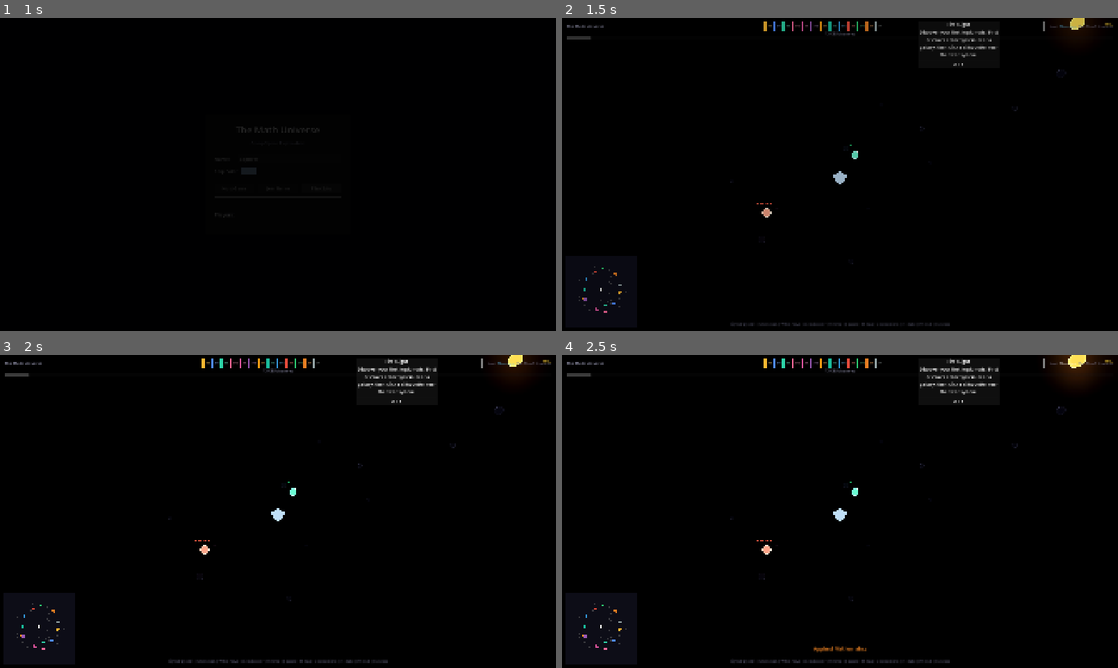
Above: before the commit, frames 1-4 (two rows, left to right).
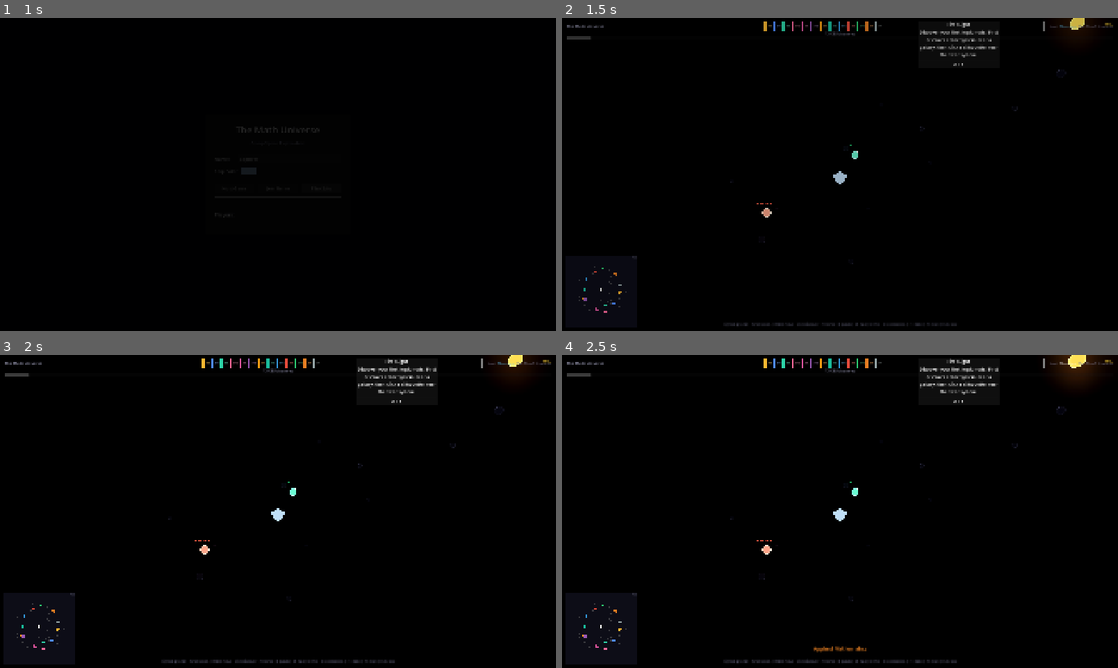
Above: after the commit, the same moments.

Repository: TimWinkler/TheMathUniverse
Game: Godot game, scene res://scenes/lobby.tscn
Same seed, same stepped clock (60 frames per second), same inputs: the game is played once before the commit and once after it.
Inputs (mouse positions are in pixels of both pictures, inside the frame that each line leads up to):
- Up to frame 1 (1 s): click "Play Solo" at 0.5 s
- Up to frame 2 (1.5 s): tap Enter (chat) at 1.25 s; drag from (600, 293) to (895, 105) at 1.27 s
- Up to frame 3 (2 s): no input
- Up to frame 4 (2.5 s): click "Elementary" at 2 s

Frame 1 is identical in both runs. In frame 2, 0.1% of the frame differs, in the area x 12-71%, y 76-99%; in frame 3, 0.2%; in frame 4, 0.2%.

Commit message:
Add minimap tree view mode and fix achievement toast layering
- Tree view (N key): drill-down grid showing domain > subdomain > topic
  hierarchy with discovery progress, click to navigate or fly to nodes
- Achievement toast moved to dedicated CanvasLayer (layer 20) to render
  above all UI elements
- Controls label updated with N key hint

Co-Authored-By: Claude Opus 4.6 <noreply@anthropic.com>

Diff:
--- a/project.godot
+++ b/project.godot
@@ -135,6 +135,11 @@
 "events": [Object(InputEventKey,"resource_local_to_scene":false,"resource_name":"","device":-1,"window_id":0,"alt_press …(195 unchanged characters)…
 ]
 }
+toggle_minimap_mode={
+"deadzone": 0.5,
+"events": [Object(InputEventKey,"resource_local_to_scene":false,"resource_name":"","device":-1,"window_id":0,"alt_pressed":false,"shift_pressed":false,"ctrl_pressed":false,"meta_pressed":false,"pressed":false,"keycode":0,"physical_keycode":78,"key_label":0,"unicode":110,"location":0,"echo":false,"script":null)
+]
+}
 
 [rendering]
 
--- a/scenes/main.tscn
+++ b/scenes/main.tscn
@@ -21,7 +21,10 @@
 
 [node name="HUD" parent="UI" instance=ExtResource("4_hud")]
 
-[node name="AchievementToast" parent="UI" instance=ExtResource("5_achievement_toast")]
+[node name="AchievementToastLayer" type="CanvasLayer" parent="UI"]
+layer = 20
+
+[node name="AchievementToast" parent="UI/AchievementToastLayer" instance=ExtResource("5_achievement_toast")]
 
 [node name="ChatPanel" parent="UI" instance=ExtResource("6_chat_panel")]
 
--- a/scripts/ui/hud.gd
+++ b/scripts/ui/hud.gd
@@ -22,7 +22,7 @@
 
 func _ready() -> void:
 	hover_label.text = ""
-	controls_label.text = "Right-drag: orbit | Scroll: zoom | WASD: move | Click: discover | H: home | J: quests | M: map | C: connections | F1: mute | F9: reset | Esc: close"
+	controls_label.text = "Right-drag: orbit | Scroll: zoom | WASD: move | Click: discover | H: home | J: quests | M: map | N: tree | C: connections | F1: mute | F9: reset | Esc: close"
 
 	await get_tree().process_frame
 	await get_tree().process_frame
--- a/scripts/ui/minimap.gd
+++ b/scripts/ui/minimap.gd
@@ -6,11 +6,13 @@
 @onready var map_canvas: MinimapCanvas = $MapCanvas
 
 var _camera_controller: CameraController
+var _player_ship: Node3D
 var _is_visible := true
 
 
 func setup(universe: UniverseManager, camera_controller: CameraController, player_ship: Node3D) -> void:
 	_camera_controller = camera_controller
+	_player_ship = player_ship
 	map_canvas.setup(universe, player_ship)
 	map_canvas.world_position_clicked.connect(_on_map_clicked)
 
@@ -20,8 +22,14 @@
 		_is_visible = not _is_visible
 		visible = _is_visible
 		get_viewport().set_input_as_handled()
+	elif event.is_action_pressed("toggle_minimap_mode") and _is_visible:
+		map_canvas.toggle_mode()
+		get_viewport().set_input_as_handled()
 
 
 func _on_map_clicked(world_pos: Vector3) -> void:
 	if _camera_controller:
+		# Move ship to clicked position so camera doesn't snap back in follow mode
+		if _player_ship:
+			_player_ship.global_position = world_pos
 		_camera_controller.fly_to(world_pos)
--- a/scripts/ui/minimap_canvas.gd
+++ b/scripts/ui/minimap_canvas.gd
@@ -4,19 +4,38 @@
 ## Custom Control that draws a 2D top-down projection of the 3D universe.
 ## Colored dots for discovered nodes, grey for adjacent, hidden nodes invisible.
 ## White diamond for the player ship. Click to fly camera to that world position.
+## Press N to toggle tree view: drill-down grid showing domain > subdomain > topic.
 
 signal world_position_clicked(world_pos: Vector3)
+
+enum MinimapMode { POSITION, TREE }
 
 var _universe: UniverseManager
 var _player_ship: Node3D
 var _world_bounds: Rect2 = Rect2(-200, -200, 400, 400)  # XZ bounds
 var _padding := 10.0
 
+# Tree view state
+var _mode: MinimapMode = MinimapMode.POSITION
+var _tree_parent_id: String = ""  # "" = root (show domains), domain_id = show subdomains, sub_id = show topics
+var _tree_node_rects: Array = []  # Array of {id: String, rect: Rect2}
+var _back_rect: Rect2 = Rect2()
+var _has_back := false
+
 
 func setup(universe: UniverseManager, player_ship: Node3D) -> void:
 	_universe = universe
 	_player_ship = player_ship
 	_compute_world_bounds()
+
+
+func toggle_mode() -> void:
+	if _mode == MinimapMode.POSITION:
+		_mode = MinimapMode.TREE
+		_tree_parent_id = ""
+	else:
+		_mode = MinimapMode.POSITION
+	queue_redraw()
 
 
 func _compute_world_bounds() -> void:
@@ -47,6 +66,20 @@
 	if _universe == null or DataLoader.graph == null:
 		return
 
+	if _mode == MinimapMode.POSITION:
+		_draw_position_map()
+	else:
+		_draw_tree_map()
+
+	# Mode indicator in top-right corner
+	var mode_text := "POS" if _mode == MinimapMode.POSITION else "TREE"
+	var font = ThemeDB.fallback_font
+	var font_size := 8
+	var text_width := font.get_string_size(mode_text, HORIZONTAL_ALIGNMENT_LEFT, -1, font_size).x
+	draw_string(font, Vector2(size.x - text_width - 4, 10), mode_text, HORIZONTAL_ALIGNMENT_LEFT, -1, font_size, Color(0.5, 0.5, 0.6, 0.7))
+
+
+func _draw_position_map() -> void:
 	# Draw connections between discovered nodes
 	for node in DataLoader.graph.nodes.values():
 		if not DiscoveryManager.is_discovered(node.id):
@@ -100,6 +133,121 @@
 		draw_colored_polygon(diamond, Color.WHITE)
 
 
+func _draw_tree_map() -> void:
+	_tree_node_rects.clear()
+	_has_back = false
+
+	var font = ThemeDB.fallback_font
+	var header_size := 10
+	var label_size := 8
+	var header_h := 20.0
+	var grid_top := header_h + 4.0
+
+	# Header: back arrow + title
+	if _tree_parent_id == "":
+		draw_string(font, Vector2(6, 14), "Domains", HORIZONTAL_ALIGNMENT_LEFT, -1, header_size, Color(0.7, 0.8, 1.0))
+	else:
+		# Draw back arrow as "< "
+		var arrow_text := "< "
+		var arrow_width := font.get_string_size(arrow_text, HORIZONTAL_ALIGNMENT_LEFT, -1, header_size).x
+		draw_string(font, Vector2(6, 14), arrow_text, HORIZONTAL_ALIGNMENT_LEFT, -1, header_size, Color(0.6, 0.7, 0.9))
+		_back_rect = Rect2(0, 0, arrow_width + 10, header_h)
+		_has_back = true
+
+		var parent_node = DataLoader.graph.get_node(_tree_parent_id)
+		if parent_node:
+			draw_string(font, Vector2(6 + arrow_width, 14), parent_node.node_name, HORIZONTAL_ALIGNMENT_LEFT, int(size.x - arrow_width - 12), header_size, parent_node.color)
+
+	# Separator line
+	draw_line(Vector2(4, header_h), Vector2(size.x - 4, header_h), Color(0.3, 0.3, 0.4, 0.5), 1.0)
+
+	# Get children to display
+	var children: Array = []
+	if _tree_parent_id == "":
+		for d in DataLoader.graph.domains:
+			children.append(d)
+	else:
+		children = DataLoader.graph.get_children(_tree_parent_id)
+
+	if children.is_empty():
+		draw_string(font, Vector2(6, grid_top + 16), "(empty)", HORIZONTAL_ALIGNMENT_LEFT, -1, label_size, Color(0.4, 0.4, 0.5))
+		return
+
+	# Sort children alphabetically
+	children.sort_custom(func(a, b): return a.node_name.naturalnocasecmp_to(b.node_name) < 0)
+
+	# Calculate grid layout
+	var count := children.size()
+	var cols := ceili(sqrt(float(count)))
+	var rows := ceili(float(count) / float(cols))
+	var usable_w := size.x - _padding * 2
+	var usable_h := size.y - grid_top - _padding
+	var cell_w := usable_w / float(cols)
+	var cell_h := usable_h / float(rows)
+	var circle_r = min(cell_w, cell_h) * 0.28
+
+	for i in range(count):
+		var node: MathTypes.MathNode = children[i]
+		var col := i % cols
+		var row := i / cols
+		var cx := _padding + col * cell_w + cell_w * 0.5
+		var cy := grid_top + row * cell_h + cell_h * 0.4
+
+		var color := node.color
+		var is_discovered := DiscoveryManager.is_discovered(node.id)
+
+		# Dim undiscovered nodes
+		if not is_discovered:
+			color = Color(0.3, 0.3, 0.35, 0.6)
+
+		# Draw filled circle
+		draw_circle(Vector2(cx, cy), circle_r, color)
+
+		# Draw ring on expandable nodes (domains/subdomains that have children)
+		var has_children := not DataLoader.graph.get_children(node.id).is_empty()
+		if has_children:
+			_draw_circle_arc(Vector2(cx, cy), circle_r + 2, Color(0.7, 0.8, 1.0, 0.5), 1.0)
+
+		# Draw label below circle
+		var label_text := _truncate_name(node.node_name, 12)
+		var tw := font.get_string_size(label_text, HORIZONTAL_ALIGNMENT_LEFT, -1, label_size).x
+		var lx := cx - tw * 0.5
+		var ly = cy + circle_r + 11
+		var label_color := color.lightened(0.3) if is_discovered else Color(0.4, 0.4, 0.5, 0.7)
+		draw_string(font, Vector2(lx, ly), label_text, HORIZONTAL_ALIGNMENT_LEFT, -1, label_size, label_color)
+
+		# Discovery progress for domains/subdomains
+		if has_children and is_discovered:
+			var child_list = DataLoader.graph.get_children(node.id)
+			var disc_count := 0
+			for c in child_list:
+				if DiscoveryManager.is_discovered(c.id):
+					disc_count += 1
+			var pct_text := "%d/%d" % [disc_count, child_list.size()]
+			var ptw := font.get_string_size(pct_text, HORIZONTAL_ALIGNMENT_LEFT, -1, 7).x
+			draw_string(font, Vector2(cx - ptw * 0.5, cy + 4), pct_text, HORIZONTAL_ALIGNMENT_LEFT, -1, 7, Color(1, 1, 1, 0.7))
+
+		# Store clickable rect
+		var rect := Rect2(cx - cell_w * 0.5, cy - cell_h * 0.4, cell_w, cell_h)
+		_tree_node_rects.append({id = node.id, rect = rect})
+
+
+func _draw_circle_arc(center: Vector2, radius: float, color: Color, width: float) -> void:
+	var segments := 24
+	var prev := center + Vector2(radius, 0)
+	for i in range(1, segments + 1):
+		var angle := float(i) / float(segments) * TAU
+		var point := center + Vector2(cos(angle), sin(angle)) * radius
+		draw_line(prev, point, color, width)
+		prev = point
+
+
+func _truncate_name(text: String, max_len: int) -> String:
+	if text.length() <= max_len:
+		return text
+	return text.substr(0, max_len - 2) + ".."
+
+
 func _world_to_minimap(world_pos: Vector3) -> Vector2:
 	var usable := size - Vector2(_padding * 2, _padding * 2)
 	var nx := (world_pos.x - _world_bounds.position.x) / _world_bounds.size.x
@@ -122,7 +270,48 @@
 
 
 func _gui_input(event: InputEvent) -> void:
-	if event is InputEventMouseButton and event.pressed and event.button_index == MOUSE_BUTTON_LEFT:
+	if not (event is InputEventMouseButton and event.pressed and event.button_index == MOUSE_BUTTON_LEFT):
+		return
+
+	if _mode == MinimapMode.POSITION:
 		var world_pos := _minimap_to_world(event.position)
 		world_position_clicked.emit(world_pos)
 		accept_event()
+	else:
+		_handle_tree_click(event.position)
+		accept_event()
+
+
+func _handle_tree_click(pos: Vector2) -> void:
+	# Check back arrow
+	if _has_back and _back_rect.has_point(pos):
+		_navigate_back()
+		return
+
+	# Check node rects
+	for entry in _tree_node_rects:
+		if entry.rect.has_point(pos):
+			var node = DataLoader.graph.get_node(entry.id)
+			if node == null:
+				return
+
+			# If it has children, drill down
+			var has_children := not DataLoader.graph.get_children(entry.id).is_empty()
+			if has_children:
+				_tree_parent_id = entry.id
+				queue_redraw()
+			else:
+				# Leaf node: fly to its 3D position
+				world_position_clicked.emit(node.position)
+			return
+
+
+func _navigate_back() -> void:
+	if _tree_parent_id == "":
+		return
+	var parent_node = DataLoader.graph.get_node(_tree_parent_id)
+	if parent_node and parent_node.parent_id != "":
+		_tree_parent_id = parent_node.parent_id
+	else:
+		_tree_parent_id = ""
+	queue_redraw()
